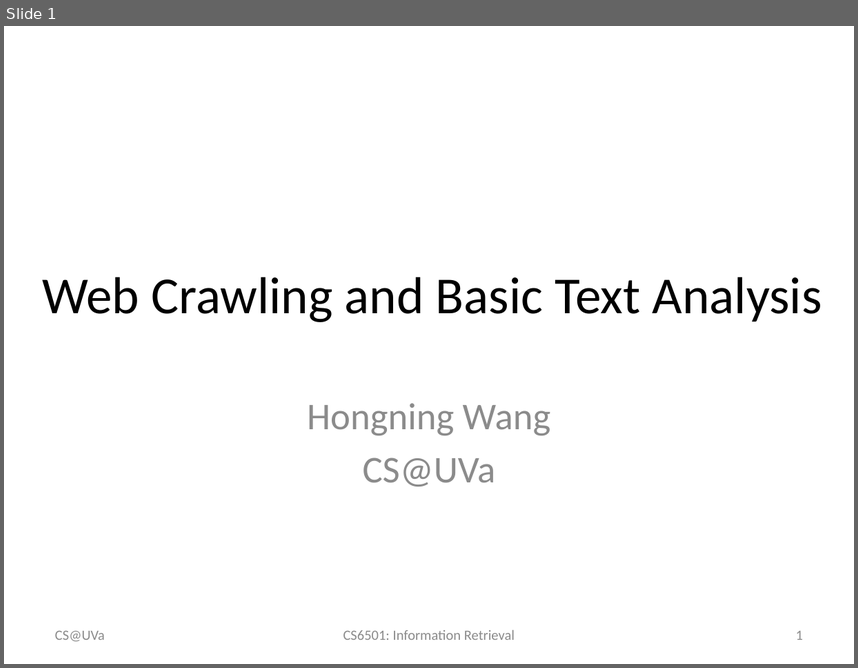
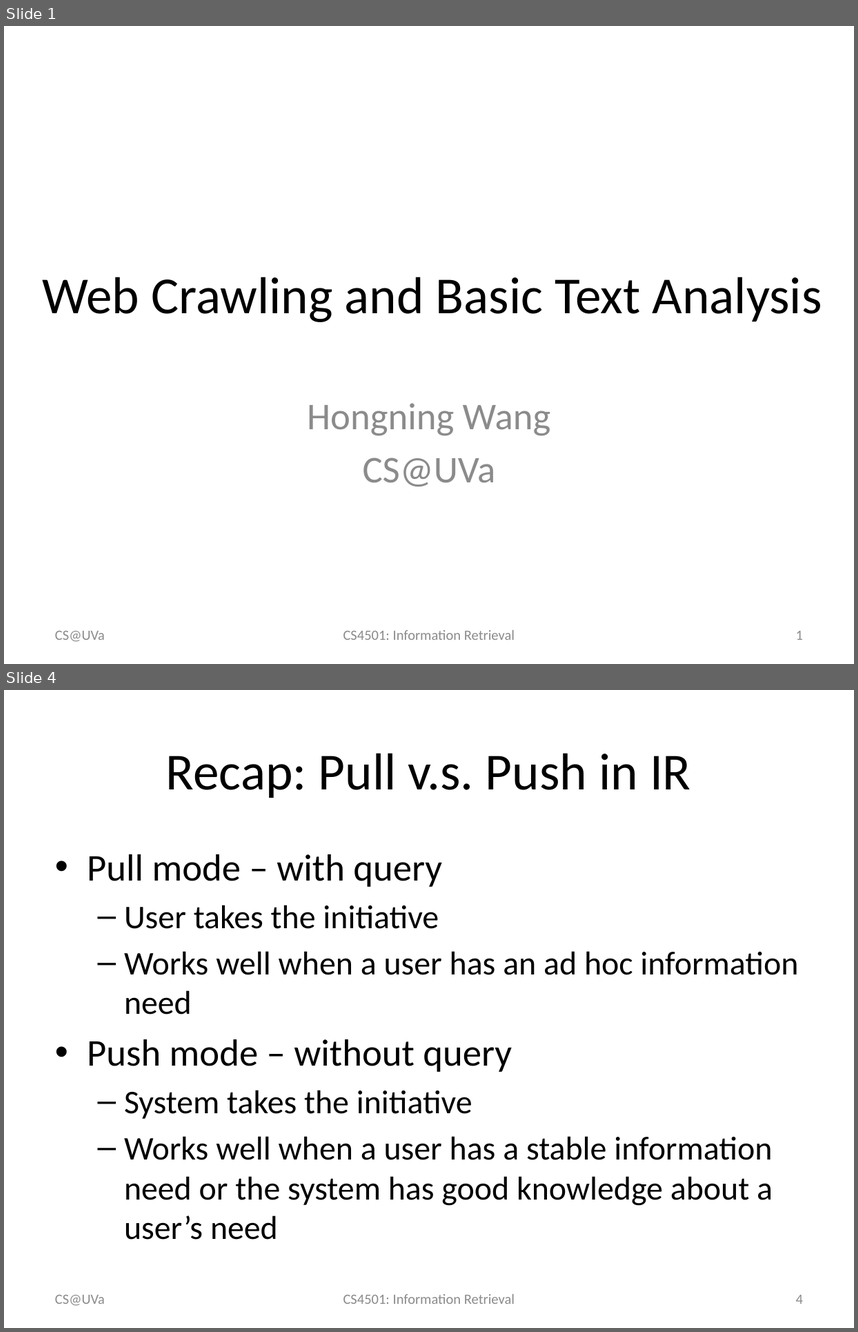
Before and after one commit to wang296/IR2015, a slide deck: docs/Crawler and Text Analysis.pptx. Shown one above the other, each under a label of ours: slide 1 before the commit, slides 1 and 4 after it; the slides between them are not shown. The pictures are 858x668 and 858x1332 pixels, drawn with LibreOffice and Linux fonts; fonts in the diff are those of the drawing. Boxes give left, top, right and bottom in pixels: in the first picture for what was removed or moved away, otherwise in the second. Text is boxed around its words. In the diff, an @@ line names an element or a change of style, - is before the commit and + after.

```diff
--- a/docs/Crawler and Text Analysis.pptx
+++ b/docs/Crawler and Text Analysis.pptx
@@ slide 4 added at [4, 690, 854, 1328], background #FFFFFF @@
@@ title added at [166, 753, 691, 798], 44 pt, text #000000 @@
+Recap: Pull v.s. Push in IR
@@ text added at [87, 854, 798, 1239], 28 pt, text #000000 @@
+• Pull mode – with query
+  – User takes the initiative
+  – Works well when a user has an ad hoc information need
+• Push mode – without query
+  – System takes the initiative
+  – Works well when a user has a stable information need or the system has good knowledge about a user’s need
@@ text added at [55, 1294, 105, 1305], 12 pt, text #8C8C8C @@
+CS@UVa
@@ text added at [343, 1294, 515, 1303], 12 pt, text #8C8C8C @@
+CS4501: Information Retrieval
@@ page number added at [796, 1294, 803, 1303], 12 pt, text #8C8C8C @@
+4
@@ slide 1 changed as well @@
@@ text at [343, 630, 515, 639]: text changed @@
-CS6501: Information Retrieval
+CS4501: Information Retrieval
```
Also in this commit, not shown: 34 other slides changed, 3 other slides added, 4 other files.
